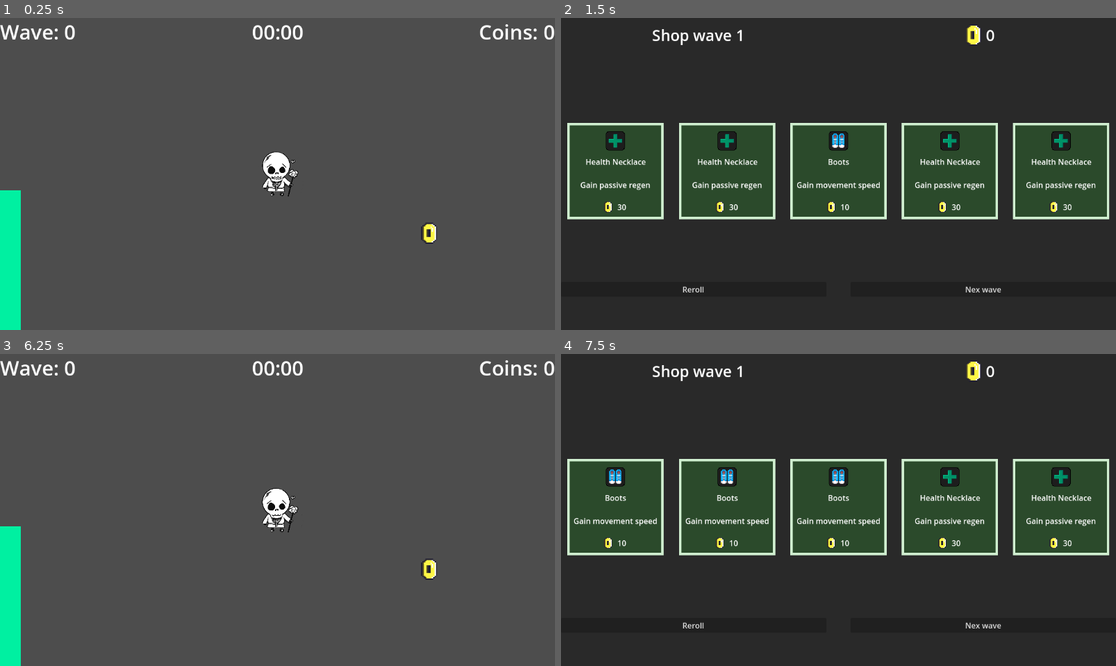
Above: before the commit, frames 1-4 (two rows, left to right).
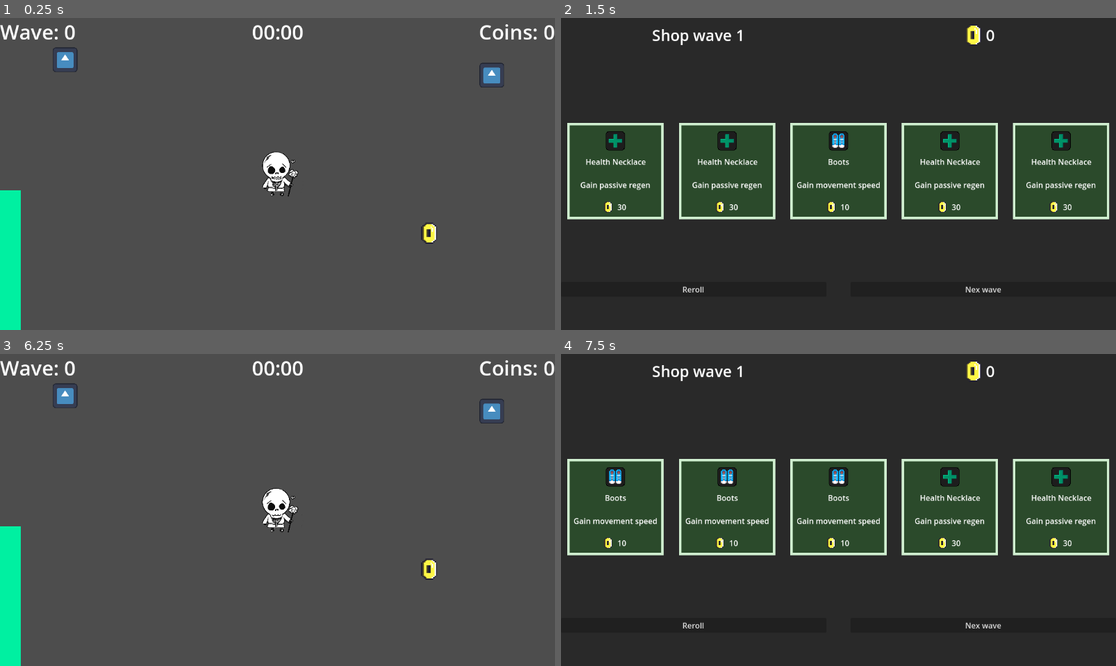
Above: after the commit, the same moments.

Repository: PoloLoveTaco/One-Month-Game-Jam
Game: Godot game, scene res://Scenes/Maps/test.tscn
Two runs of this game, one before a commit and one after it. Both use one fixed random seed, a clock stepped at 60 frames per second and the inputs below. Before the commit the project starts from res://Scenes/test.tscn. The engine's default icon, where the game draws it, is replaced by a stand-in: a white triangle on a blue panel in a dark square.
Inputs (mouse positions are in pixels of both pictures, inside the frame that each line leads up to):
- Up to frame 1 (0.25 s): no input
- Up to frame 2 (1.5 s): hold Right (right) 0.53-1.25 s; hold T (tmp) 0.53-1.25 s; click (622, 124) at 1.25 s
- Up to frame 3 (6.25 s): click (172, 460) at 2 s; click (283, 460) at 2.75 s; click (394, 460) at 3.5 s; click (505, 460) at 4.25 s; click "Reroll" at 5 s; click "Nex wave" at 5.75 s
- Up to frame 4 (7.5 s): tap Enter at 6.5 s; hold Down (down) 6.53-7.28 s; tap T (tmp) at 6.6 s; tap Space at 7.25 s; hold Right (right) from 7.28 s (still down); hold T (tmp) from 7.28 s (still down)

The runs differ from the first frame. In frame 1, 0.4% of the frame differs, in the area x 9-91%, y 9-23%; in frame 2, nothing differs; in frame 3, 0.4%; in frame 4, nothing differs.

Commit message:
[ADD] enemy

Diff:
--- /dev/null
+++ b/Scenes/Entities/enemy.tscn
@@ -0,0 +1,31 @@
+[gd_scene load_steps=5 format=3 uid="uid://bnw04wcwiet38"]
+
+[ext_resource type="Script" uid="uid://ehrxi3me8fwx" path="res://Scripts/enemy.gd" id="1_o6kgl"]
+[ext_resource type="Texture2D" uid="uid://o4tig0mcsjo6" path="res://icon.svg" id="1_r2gkr"]
+
+[sub_resource type="RectangleShape2D" id="RectangleShape2D_ojpym"]
+size = Vector2(128, 128)
+
+[sub_resource type="RectangleShape2D" id="RectangleShape2D_r2gkr"]
+size = Vector2(142, 140)
+
+[node name="Enemy" type="RigidBody2D"]
+gravity_scale = 0.0
+script = ExtResource("1_o6kgl")
+
+[node name="Sprite2D" type="Sprite2D" parent="."]
+texture = ExtResource("1_r2gkr")
+
+[node name="CollisionShape2D" type="CollisionShape2D" parent="."]
+shape = SubResource("RectangleShape2D_ojpym")
+
+[node name="AttackTimer" type="Timer" parent="."]
+
+[node name="Area2D" type="Area2D" parent="."]
+
+[node name="CollisionShape2D" type="CollisionShape2D" parent="Area2D"]
+shape = SubResource("RectangleShape2D_r2gkr")
+
+[connection signal="timeout" from="AttackTimer" to="." method="_on_timer_timeout"]
+[connection signal="body_entered" from="Area2D" to="." method="_on_area_2d_body_entered"]
+[connection signal="body_exited" from="Area2D" to="." method="_on_area_2d_body_exited"]
--- a/Scenes/player.tscn
+++ b/Scenes/Entities/player.tscn
@@ -75,6 +75,7 @@
 grow_vertical = 0
 theme_override_styles/background = SubResource("StyleBoxFlat_fkybt")
 theme_override_styles/fill = SubResource("StyleBoxFlat_x3wgy")
+fill_mode = 3
 show_percentage = false
 
 [node name="CoinCount" type="Label" parent="CanvasLayer"]
--- a/Scenes/shop.tscn
+++ b/Scenes/Interfaces/shop.tscn
@@ -7,7 +7,7 @@
 [ext_resource type="Resource" uid="uid://d4ccryp050cl8" path="res://Scripts/Resources/ItemData/boots_rare.tres" id="4_tyrku"]
 [ext_resource type="Texture2D" uid="uid://fwurp47bgqcb" path="res://Assets/coin.png" id="4_ymrm4"]
 [ext_resource type="Resource" uid="uid://ctsuxl0ehcmxo" path="res://Scripts/Resources/ItemData/boots_epic.tres" id="5_5xp22"]
-[ext_resource type="PackedScene" uid="uid://c7jqxbr2j6tsi" path="res://Scenes/shop_item.tscn" id="5_k6jq0"]
+[ext_resource type="PackedScene" uid="uid://c7jqxbr2j6tsi" path="res://Scenes/Interfaces/shop_item.tscn" id="5_k6jq0"]
 [ext_resource type="Resource" uid="uid://d0uyy4sys06d4" path="res://Scripts/Resources/ItemData/boots_leg.tres" id="6_ow1eo"]
 [ext_resource type="Resource" uid="uid://dsjmvsukwy7ss" path="res://Scripts/Resources/ItemData/health_necklace_rare.tres" id="8_k6pkm"]
 [ext_resource type="Resource" uid="uid://beh0vck5chg66" path="res://Scripts/Resources/ItemData/health_necklace_epic.tres" id="9_1sjcd"]
--- /dev/null
+++ b/Scenes/Maps/test.tscn
@@ -0,0 +1,40 @@
+[gd_scene load_steps=6 format=3 uid="uid://c8ka3e4k8j8dr"]
+
+[ext_resource type="PackedScene" uid="uid://l88vdhebidxd" path="res://Scenes/Entities/player.tscn" id="1_18jrj"]
+[ext_resource type="Script" uid="uid://cgrglx6omcw3c" path="res://Scripts/parallax.gd" id="2_qma3m"]
+[ext_resource type="Texture2D" uid="uid://bu5rp4xe3150u" path="res://Assets/Space Background.png" id="3_ojpym"]
+[ext_resource type="PackedScene" uid="uid://d0vg41bhp8vky" path="res://Scenes/Items/coin.tscn" id="4_nf1g3"]
+[ext_resource type="PackedScene" uid="uid://bnw04wcwiet38" path="res://Scenes/Entities/enemy.tscn" id="5_qma3m"]
+
+[node name="Test" type="Node2D"]
+
+[node name="Player" parent="." instance=ExtResource("1_18jrj")]
+
+[node name="Parallax2D" type="ParallaxBackground" parent="."]
+visible = false
+script = ExtResource("2_qma3m")
+
+[node name="ParallaxLayer" type="ParallaxLayer" parent="Parallax2D"]
+motion_mirroring = Vector2(5120, 2880)
+
+[node name="Sprite2D" type="Sprite2D" parent="Parallax2D/ParallaxLayer"]
+modulate = Color(0.41960785, 0.41960785, 0.41960785, 1)
+scale = Vector2(2, 2)
+texture = ExtResource("3_ojpym")
+
+[node name="Coin" parent="." instance=ExtResource("4_nf1g3")]
+position = Vector2(787, 307)
+
+[node name="ShopLayer" type="CanvasLayer" parent="."]
+layer = 3
+
+[node name="Enemies" type="Node" parent="."]
+
+[node name="Enemy" parent="Enemies" instance=ExtResource("5_qma3m")]
+position = Vector2(1112, -513)
+
+[node name="Enemy2" parent="Enemies" instance=ExtResource("5_qma3m")]
+position = Vector2(-1778, 1112)
+
+[node name="Enemy3" parent="Enemies" instance=ExtResource("5_qma3m")]
+position = Vector2(-1102, -593)
--- a/Scenes/test.tscn
+++ /dev/null
@@ -1,28 +0,0 @@
-[gd_scene load_steps=5 format=3 uid="uid://c8ka3e4k8j8dr"]
-
-[ext_resource type="PackedScene" uid="uid://l88vdhebidxd" path="res://Scenes/player.tscn" id="1_lc1oi"]
-[ext_resource type="Texture2D" uid="uid://bu5rp4xe3150u" path="res://Assets/Space Background.png" id="2_8od7v"]
-[ext_resource type="Script" uid="uid://cgrglx6omcw3c" path="res://Scripts/parallax.gd" id="2_qc4db"]
-[ext_resource type="PackedScene" path="res://Scenes/coin.tscn" id="4_ys1qc"]
-
-[node name="Test" type="Node2D"]
-
-[node name="Player" parent="." instance=ExtResource("1_lc1oi")]
-
-[node name="Parallax2D" type="ParallaxBackground" parent="."]
-visible = false
-script = ExtResource("2_qc4db")
-
-[node name="ParallaxLayer" type="ParallaxLayer" parent="Parallax2D"]
-motion_mirroring = Vector2(5120, 2880)
-
-[node name="Sprite2D" type="Sprite2D" parent="Parallax2D/ParallaxLayer"]
-modulate = Color(0.41960785, 0.41960785, 0.41960785, 1)
-scale = Vector2(2, 2)
-texture = ExtResource("2_8od7v")
-
-[node name="Coin" parent="." instance=ExtResource("4_ys1qc")]
-position = Vector2(787, 307)
-
-[node name="ShopLayer" type="CanvasLayer" parent="."]
-layer = 3
--- /dev/null
+++ b/Scripts/enemy.gd
@@ -0,0 +1,64 @@
+extends RigidBody2D
+class_name Enemy
+
+@export_group("Stats")
+@export var max_health: float = 40
+@export var damage: float = 20
+@export var attack_cooldown: float = 1.0
+@export var move_speed: float = 80.0
+
+@onready var attack_timer: Timer = $AttackTimer
+var health: float
+var player: Player = null
+var can_attack: bool = true
+var player_in_range := false
+
+
+func _ready() -> void:
+	health = max_health
+	attack_timer.wait_time = attack_cooldown
+	attack_timer.one_shot = true
+
+
+func _process(_delta: float) -> void:
+	if player_in_range and can_attack:
+		attack()
+
+#region combat
+
+func attack() -> void:
+	if not player:
+		return
+
+	player.take_damage(damage)
+	can_attack = false
+	attack_timer.start()
+
+
+func take_damage(amount: float) -> void:
+	health -= amount
+	if health <= 0:
+		die()
+
+
+func die() -> void:
+	queue_free()
+
+#endregion
+
+#region signals
+func _on_detection_area_body_entered(body: Node2D) -> void:
+	if body.is_in_group("player"):
+		player = body
+		player_in_range = true
+
+
+func _on_detection_area_body_exited(body: Node2D) -> void:
+	if body.is_in_group("player"):
+		player_in_range = false
+
+
+func _on_attack_timer_timeout() -> void:
+	can_attack = true
+
+#endregion
--- a/Scripts/player.gd
+++ b/Scripts/player.gd
@@ -20,7 +20,7 @@
 @onready var player_stat = PlayerStats.new()
 @onready var inventory = PlayerInventory.new()
 
-@onready var shop_scene = preload("res://Scenes/shop.tscn")
+@onready var shop_scene = preload("res://Scenes/Interfaces/shop.tscn")
 
 func _ready() -> void:
 	health = max_health
--- a/Scripts/shop.gd
+++ b/Scripts/shop.gd
@@ -10,7 +10,7 @@
 @onready var upgrades_grid := $Panel/GridContainer
 
 
-@onready var shop_item_scene := preload("res://Scenes/shop_item.tscn")
+@onready var shop_item_scene := preload("res://Scenes/Interfaces/shop.tscn")
 
 var player : Player
 
Renamed: Scenes/shop_item.tscn -> Scenes/Interfaces/shop_item.tscn
Renamed: Scenes/coin.tscn -> Scenes/Items/coin.tscn
Not shown, added: Scripts/enemy.gd.uid
Not shown, added: Scenes/Maps/test.tscn122396797.tmp
Not shown, added: Scenes/Maps/test.tscn19342665.tmp
Not shown, added: Scenes/Maps/test.tscn96851537.tmp
